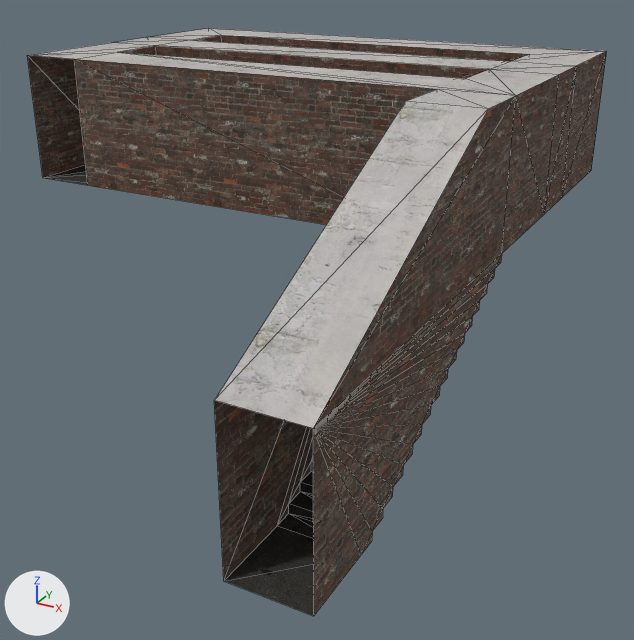
What one commit did to the glTF model assets/map/rooms/map6.gltf.
Camera for both pictures: a camera (50 mm lens) standing at (11.09, -11.55, 1.77) and looking at (5.3, -1.03, -3.49). The lights are fixed; the arrows at lower left show +X, +Y and +Z. Mesh edges are drawn as thin lines. Where no turn or scale is listed for an object, it has been applied to the vertices. Vertices at the same position are counted once.

Objects in the first picture: 'map6'.
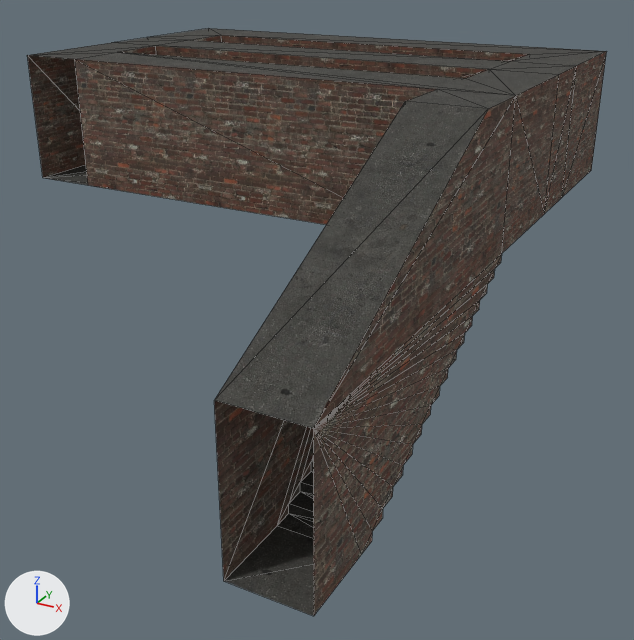
The change in detail:
me_map6 has 106 vertices, 212 faces and spans x 0.0..8.0, y -6.0..4.0, z -4.0..0.0.
me_map6 is used by ob_map6; location (0.0, 0.0, 0.0).
me_map6 part 1: 24 faces spanning x 0.0..8.0, y -6.0..4.0, z -2.0..0.0 switch from mat_celing (picture img_white_jpg) to mat_floor (picture img_concretefloor_jpg).

Where the change shows, as pixel boxes [x1, y1, x2, y2] in the pictures (634 x 640 px):
part 1 of me_map6, recoloured
    both: [31, 28, 606, 428]
